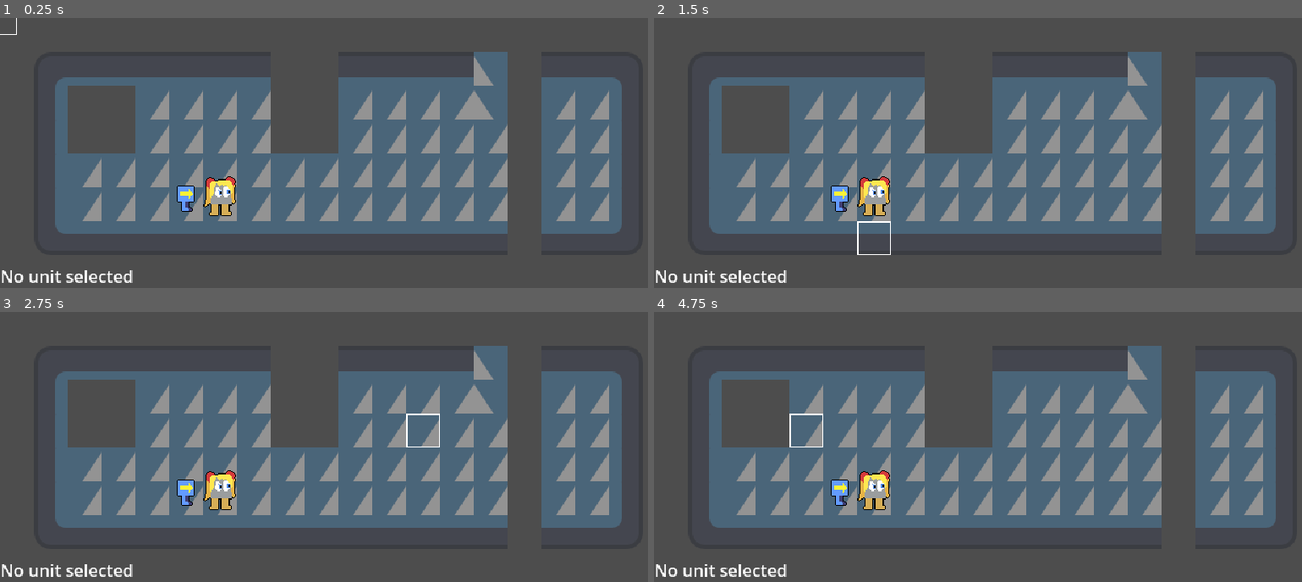
Above: before the commit, frames 1-4 (two rows, left to right).
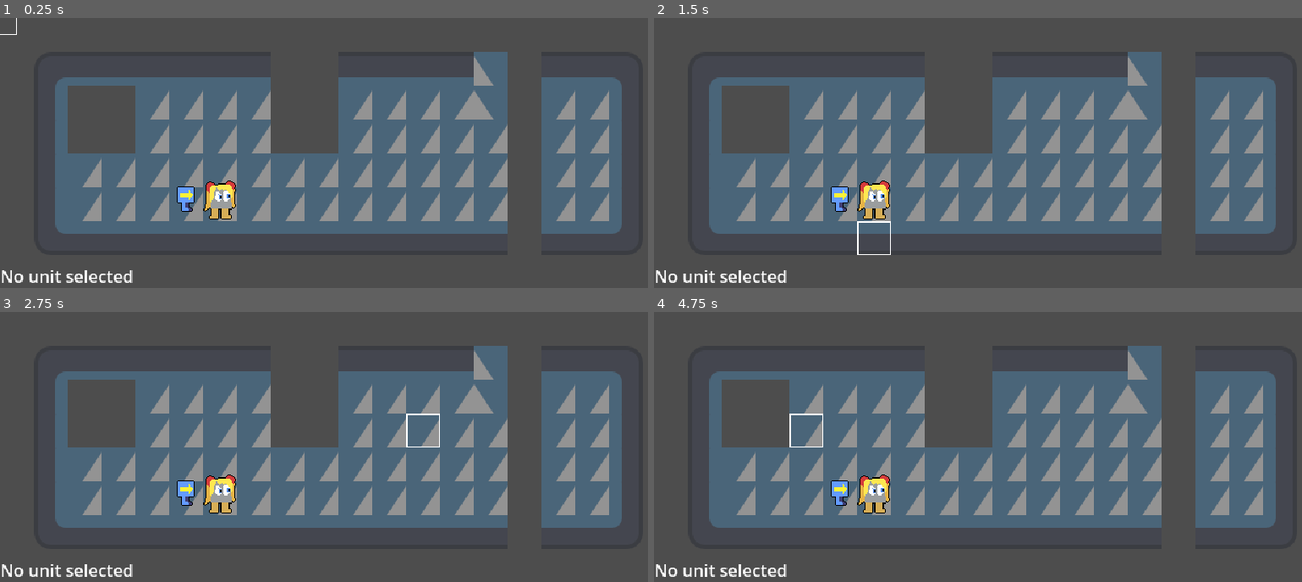
Above: after the commit, the same moments.

Repository: Sciman101/StrategyThing
Game: Godot game, scene res://game.tscn
Same seed, same stepped clock (60 frames per second), same inputs: the game is played once before the commit and once after it. The engine's default icon, where the game draws it, is replaced by a stand-in: a white triangle on a blue panel in a dark square.
Inputs (mouse positions are in pixels of both pictures, inside the frame that each line leads up to):
- Up to frame 1 (0.25 s): no input
- Up to frame 2 (1.5 s): move the mouse to (1140, 188) at 0.52 s; right-click (1140, 188) at 0.6 s; click (1140, 188) at 0.67 s; tap Enter at 1.25 s; move the mouse to (854, 228) at 1.27 s; click (854, 228) at 1.35 s
- Up to frame 3 (2.75 s): move the mouse to (408, 417) at 2.02 s; right-click (408, 417) at 2.1 s; click (408, 417) at 2.17 s
- Up to frame 4 (4.75 s): move the mouse to (958, 579) at 2.77 s; click (958, 579) at 2.85 s; move the mouse to (1198, 560) at 3.52 s; right-click (1198, 560) at 3.6 s; click (1198, 560) at 3.67 s; tap Space at 4.25 s; move the mouse to (790, 444) at 4.27 s; click (790, 444) at 4.35 s

The runs differ from the first frame. In frame 1, 0.4% of the frame differs, in the area x 27-37%, y 58-75%; in frame 2, 0.4%; in frame 3, 0.4%; in frame 4, 0.4%.

Commit message:
Added some basic sprites for animation functionality

Diff:
--- a/UnitArrowBox.tres
+++ b/UnitArrowBox.tres
@@ -2,12 +2,12 @@
 
 [ext_resource type="Script" path="res://scripts/UnitDefinition.gd" id="1_qul8w"]
 [ext_resource type="Resource" uid="uid://r8oh87vu3ff6" path="res://actions/action_move.tres" id="1_seicp"]
-[ext_resource type="Texture2D" uid="uid://b8d0t6lfyqfap" path="res://textures/arrowbox.png" id="1_xghjl"]
+[ext_resource type="SpriteFrames" uid="uid://bt1q5jic0m48f" path="res://spriteframes/arrow_box_animations.tres" id="2_djwv0"]
 
 [resource]
 script = ExtResource("1_qul8w")
 name = "Arrow Box"
-board_sprite = ExtResource("1_xghjl")
+board_animations = ExtResource("2_djwv0")
 max_health = 4
 base_power = 1
 base_speed = 4
--- a/UnitGC.tres
+++ b/UnitGC.tres
@@ -1,13 +1,13 @@
 [gd_resource type="Resource" script_class="UnitDefinition" load_steps=4 format=3 uid="uid://csvvbypj8njrm"]
 
 [ext_resource type="Resource" uid="uid://r8oh87vu3ff6" path="res://actions/action_move.tres" id="1_aw8g0"]
-[ext_resource type="Texture2D" uid="uid://di2gw8i01axfr" path="res://textures/gc.png" id="1_pmi1p"]
+[ext_resource type="SpriteFrames" uid="uid://br75bjvhng1dj" path="res://spriteframes/garbage_chan_animations.tres" id="2_cqydl"]
 [ext_resource type="Script" path="res://scripts/UnitDefinition.gd" id="2_s8gkt"]
 
 [resource]
 script = ExtResource("2_s8gkt")
 name = "Garbage-Chan"
-board_sprite = ExtResource("1_pmi1p")
+board_animations = ExtResource("2_cqydl")
 max_health = 5
 base_power = 2
 base_speed = 3
--- a/scripts/Board.gd
+++ b/scripts/Board.gd
@@ -21,14 +21,6 @@
 		x += 1
 
 func _draw():
-	var rect = get_used_rect()
-#	for i in range(rect.size.x * rect.size.y):
-#		if astar.has_point(i):
-#			var pos = (astar.get_point_position(i) + Vector2(rect.position)) * 32 + Vector2(16,16)
-#			draw_circle(pos, 2, Color.RED)
-#			for conn in astar.get_point_connections(i):
-#				var pos2 = (astar.get_point_position(conn) + Vector2(rect.position)) * 32 + Vector2(16,16)
-#				draw_line(pos, pos2, Color.RED)
 	for cell in selection:
 		draw_circle(map_to_local(cell), 14, Color.AQUA)
 
@@ -37,14 +29,12 @@
 		print('Attempting to spawn unit in occupied space! ', pos)
 		return null
 	var unit = UnitScene.instantiate()
-	# Populate unit fields
-	unit.unit_data = data
+	add_child(unit)
+	# Populate unit info
+	unit.board = self
+	unit.set_unit_data(data)
 	unit.team = team
-	unit.board = self
-	unit.position = map_to_local(pos)
-	unit.board_position = pos
-	units[pos] = unit
-	add_child(unit)
+	move_unit(unit, pos)
 	return unit
 
 func get_unit(pos : Vector2i):
@@ -54,6 +44,7 @@
 	units.erase(unit.board_position)
 	units[new_pos] = unit
 	unit.board_position = new_pos
+	unit.position = map_to_local(new_pos)
 
 func find_path(start : Vector2i, end : Vector2i, crunch:bool=false):
 	var rect = get_used_rect()
@@ -74,7 +65,6 @@
 
 	var idx = 1
 	while idx < board_path.size() - 1:
-		var prev = curr
 		curr = next
 		next = board_path[idx + 1]
 		var prev_dir = dir
--- a/scripts/Unit.gd
+++ b/scripts/Unit.gd
@@ -1,4 +1,4 @@
-extends Sprite2D
+extends AnimatedSprite2D
 
 const BASE_AP := 3
 
@@ -16,14 +16,6 @@
 var board
 var board_position : Vector2i
 
-func _ready():
-	health = unit_data.max_health
-	power = unit_data.base_power
-	speed = unit_data.base_speed
-	action_points = BASE_AP
-
-	texture = unit_data.board_sprite
-
 func select():
 	modulate = Color.GREEN
 
@@ -40,9 +32,23 @@
 		# Flip
 		var look_dir = sign(world_pos.x - position.x)
 		if look_dir != 0: flip_h = look_dir == -1
-		var tween = get_tree().create_tween().tween_property(self, 'position', world_pos, Vector2(prev - point).length() * 0.1)
+		var tween = get_tree().create_tween().tween_property(self, 'position', world_pos, Vector2(prev - point).length() * 0.2)
 		await tween.finished
 		prev = point
 
 func get_info_string():
 	return "%s\n%d AP\nHealth: %d/%d\nSpeed: %d\nPower: %d" % [unit_data.name, action_points, health, unit_data.max_health, speed, power]
+
+func set_unit_data(data : UnitDefinition, reset : bool = true):
+	unit_data = data
+
+	# Set properties
+	if reset:
+		health = unit_data.max_health
+		power = unit_data.base_power
+		speed = unit_data.base_speed
+		action_points = BASE_AP
+
+	sprite_frames = unit_data.board_animations
+
+	play(&'default') # Default
--- a/scripts/UnitDefinition.gd
+++ b/scripts/UnitDefinition.gd
@@ -3,7 +3,7 @@
 
 @export var name : String
 
-@export var board_sprite : Texture2D
+@export var board_animations : SpriteFrames
 
 @export_range(0,100) var max_health : int
 @export_range(0,100) var base_power : int
--- a/scripts/actions/MoveUnitAction.gd
+++ b/scripts/actions/MoveUnitAction.gd
@@ -20,4 +20,6 @@
 				# Valid path
 				move_valid = true
 				board.move_unit(unit, target_pos)
+				unit.play(&'move')
 				await unit.follow_path(path)
+				unit.play(&'default')
--- /dev/null
+++ b/spriteframes/arrow_box_animations.tres
@@ -0,0 +1,54 @@
+[gd_resource type="SpriteFrames" load_steps=7 format=3 uid="uid://bt1q5jic0m48f"]
+
+[ext_resource type="Texture2D" uid="uid://dh32c3uup2m3g" path="res://textures/Arrow Box.png" id="1_ctvns"]
+
+[sub_resource type="AtlasTexture" id="AtlasTexture_mdei0"]
+atlas = ExtResource("1_ctvns")
+region = Rect2(0, 0, 32, 32)
+
+[sub_resource type="AtlasTexture" id="AtlasTexture_ehjx6"]
+atlas = ExtResource("1_ctvns")
+region = Rect2(32, 0, 32, 32)
+
+[sub_resource type="AtlasTexture" id="AtlasTexture_qcebl"]
+atlas = ExtResource("1_ctvns")
+region = Rect2(64, 0, 32, 32)
+
+[sub_resource type="AtlasTexture" id="AtlasTexture_xdj1e"]
+atlas = ExtResource("1_ctvns")
+region = Rect2(0, 0, 32, 32)
+
+[sub_resource type="AtlasTexture" id="AtlasTexture_joult"]
+atlas = ExtResource("1_ctvns")
+region = Rect2(96, 0, 32, 32)
+
+[resource]
+animations = [{
+"frames": [{
+"duration": 1.0,
+"texture": SubResource("AtlasTexture_mdei0")
+}, {
+"duration": 1.0,
+"texture": SubResource("AtlasTexture_ehjx6")
+}],
+"loop": true,
+"name": &"default",
+"speed": 5.0
+}, {
+"frames": [{
+"duration": 1.0,
+"texture": SubResource("AtlasTexture_qcebl")
+}, {
+"duration": 1.0,
+"texture": SubResource("AtlasTexture_xdj1e")
+}, {
+"duration": 1.0,
+"texture": SubResource("AtlasTexture_joult")
+}, {
+"duration": 1.0,
+"texture": SubResource("AtlasTexture_xdj1e")
+}],
+"loop": true,
+"name": &"move",
+"speed": 10.0
+}]
--- /dev/null
+++ b/spriteframes/garbage_chan_animations.tres
@@ -0,0 +1,44 @@
+[gd_resource type="SpriteFrames" load_steps=6 format=3 uid="uid://br75bjvhng1dj"]
+
+[ext_resource type="Texture2D" uid="uid://bj5r3ld1822l8" path="res://textures/Garbage-Chan.png" id="1_xmt7n"]
+
+[sub_resource type="AtlasTexture" id="AtlasTexture_vnpbe"]
+atlas = ExtResource("1_xmt7n")
+region = Rect2(0, 0, 48, 48)
+
+[sub_resource type="AtlasTexture" id="AtlasTexture_1s0nw"]
+atlas = ExtResource("1_xmt7n")
+region = Rect2(48, 0, 48, 48)
+
+[sub_resource type="AtlasTexture" id="AtlasTexture_yyikr"]
+atlas = ExtResource("1_xmt7n")
+region = Rect2(96, 0, 48, 48)
+
+[sub_resource type="AtlasTexture" id="AtlasTexture_ercqg"]
+atlas = ExtResource("1_xmt7n")
+region = Rect2(144, 0, 48, 48)
+
+[resource]
+animations = [{
+"frames": [{
+"duration": 1.0,
+"texture": SubResource("AtlasTexture_vnpbe")
+}, {
+"duration": 1.0,
+"texture": SubResource("AtlasTexture_1s0nw")
+}],
+"loop": true,
+"name": &"default",
+"speed": 5.0
+}, {
+"frames": [{
+"duration": 1.0,
+"texture": SubResource("AtlasTexture_yyikr")
+}, {
+"duration": 1.0,
+"texture": SubResource("AtlasTexture_ercqg")
+}],
+"loop": true,
+"name": &"move",
+"speed": 10.0
+}]
--- a/unit.tscn
+++ b/unit.tscn
@@ -1,11 +1,13 @@
 [gd_scene load_steps=4 format=3 uid="uid://41a5tw6hdlt4"]
 
-[ext_resource type="Texture2D" uid="uid://di2gw8i01axfr" path="res://textures/gc.png" id="1_roc6l"]
+[ext_resource type="SpriteFrames" uid="uid://bt1q5jic0m48f" path="res://spriteframes/arrow_box_animations.tres" id="1_yvrg6"]
 [ext_resource type="Script" path="res://scripts/Unit.gd" id="2_sl1rc"]
-[ext_resource type="Resource" uid="uid://csvvbypj8njrm" path="res://UnitGC.tres" id="3_irxaq"]
+[ext_resource type="Resource" uid="uid://btkogb0xitmpo" path="res://UnitArrowBox.tres" id="3_rxmq4"]
 
-[node name="Unit" type="Sprite2D"]
-texture = ExtResource("1_roc6l")
+[node name="Unit" type="AnimatedSprite2D"]
+sprite_frames = ExtResource("1_yvrg6")
+animation = &"move"
+autoplay = "default"
 offset = Vector2(0, -8)
 script = ExtResource("2_sl1rc")
-unit_data = ExtResource("3_irxaq")
+unit_data = ExtResource("3_rxmq4")
Binary file added: textures/Arrow Box.png
Not shown, changed: textures/Arrow Box.png.import
Binary file added: textures/Garbage-Chan.png
Not shown, changed: textures/Garbage-Chan.png.import
Binary file removed: textures/arrowbox.png
Binary file removed: textures/gc.png
